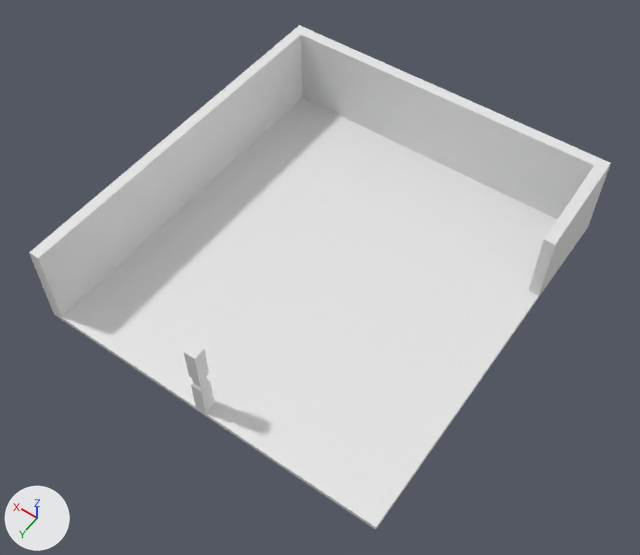
The FBX model Assets/Jules/Buildings/POI Shop/Shop_Exterior.fbx: old version first, new version second.
Both versions are drawn from a 50 mm lens placed at (-20.3, 29.7, 45.0), pointed at (-0.5, 2.0, 1.4). The lights are fixed; the arrows at lower left show +X, +Y and +Z.

Objects in the first picture: 'Shop'.
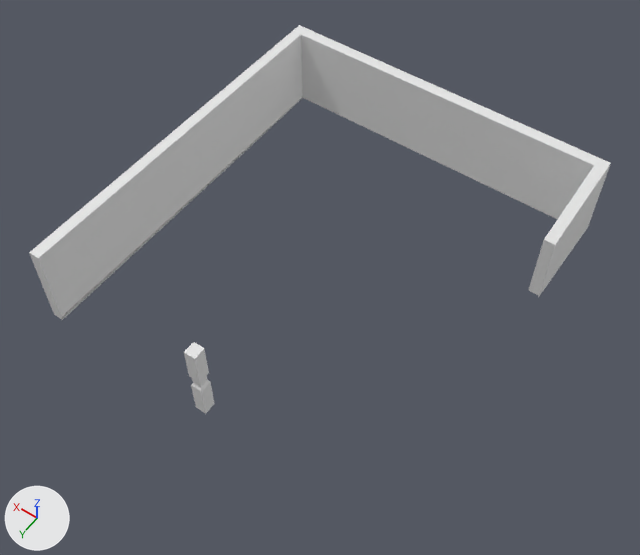
The change, as a list of edits to the scene's bpy script:
```text
Change me_cube:
    used by ob_shop; location = (0.0, 0.0, 0.0)
    remove me_cube.from_pydata(...)  # 73 vertices, 71 faces; spans x -12.0..12.0, y -13.0..13.0, z -0.2..5.9
    add me_cube.from_pydata(...)  # 64 vertices, 52 faces; spans x -12.0..12.0, y -13.0..13.0, z -0.2..5.9
    me_cube part 1
    9 vertices are removed from x -12.0..0.4, y -5.7..13.0, z -0.2..0.2
    19 faces are deleted
```

Boxes [x1, y1, x2, y2] around the edits, measured in the pictures (640 x 555 px):
'Shop', reshaped (23% shorter): before [29, 25, 611, 530]; after [29, 25, 611, 414]
part 1 of me_cube, deleted: before [61, 98, 557, 530]
